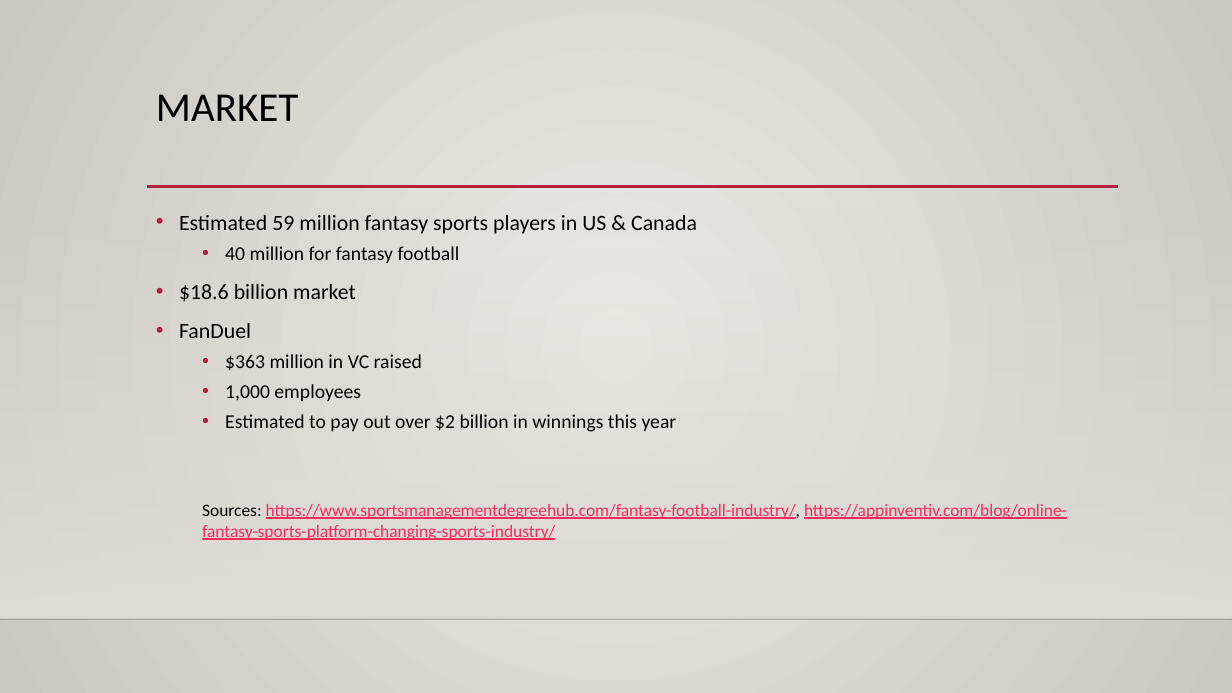
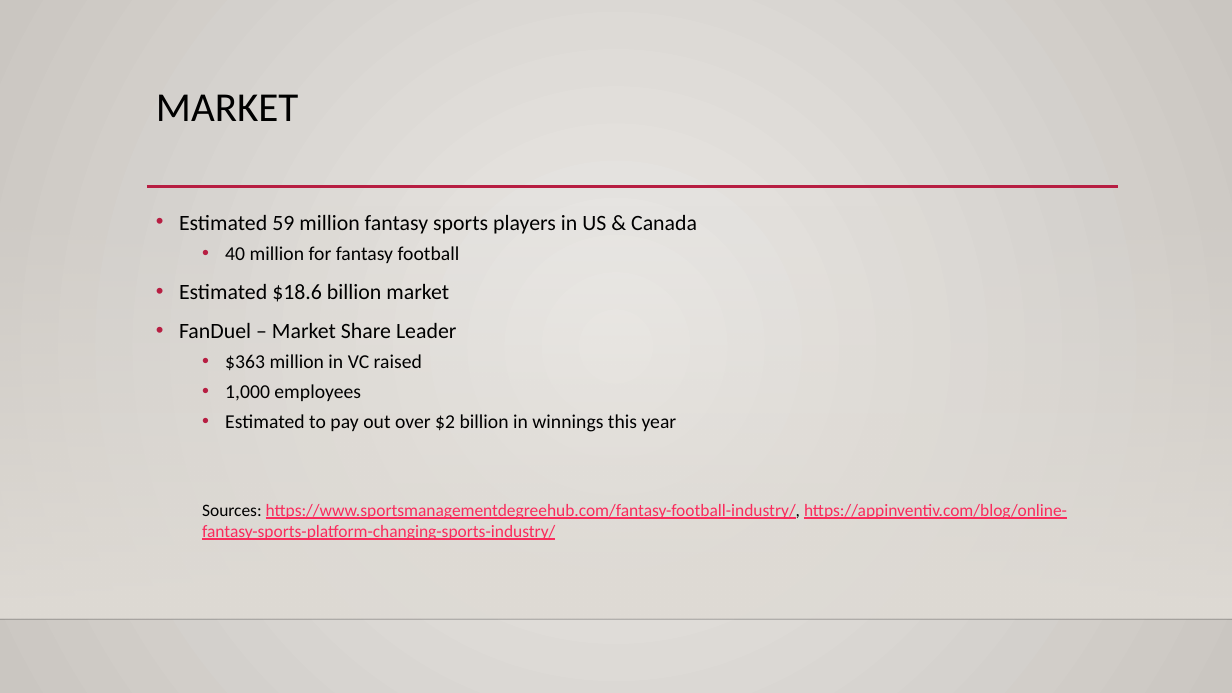
Before and after one commit to hjgoode3/NYCDSA_Python_Project, a slide deck: slide 4 of HG_Project_Presentation.pptx. Drawn at 1232x693 pixels with LibreOffice and Linux fonts; fonts in the diff are those of the drawing; background and template pictures are left out. Boxes give left, top, right and bottom in pixels: in the first picture for what was removed or moved away, otherwise in the second. Text is boxed around its words. In the diff, an @@ line names an element or a change of style, - is before the commit and + after.

```diff
--- a/HG_Project_Presentation.pptx
+++ b/HG_Project_Presentation.pptx
@@ text at [179,284,456,338]: text changed @@
-• $18.6 billion market
-• FanDuel
+• Estimated $18.6 billion market
+• FanDuel – Market Share Leader
```
Also in this commit, not shown: 5 other slides changed, 2 slides added, 2 slides removed.
